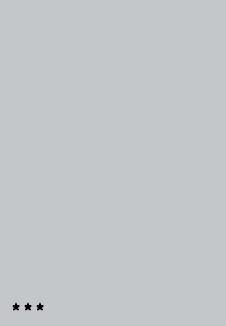
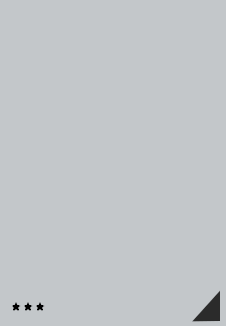
The second 226x326 image is a revision of the first. Changes to its layers:
added layer "Triangle" above "Paper" over <box>192,290,220,322</box>
